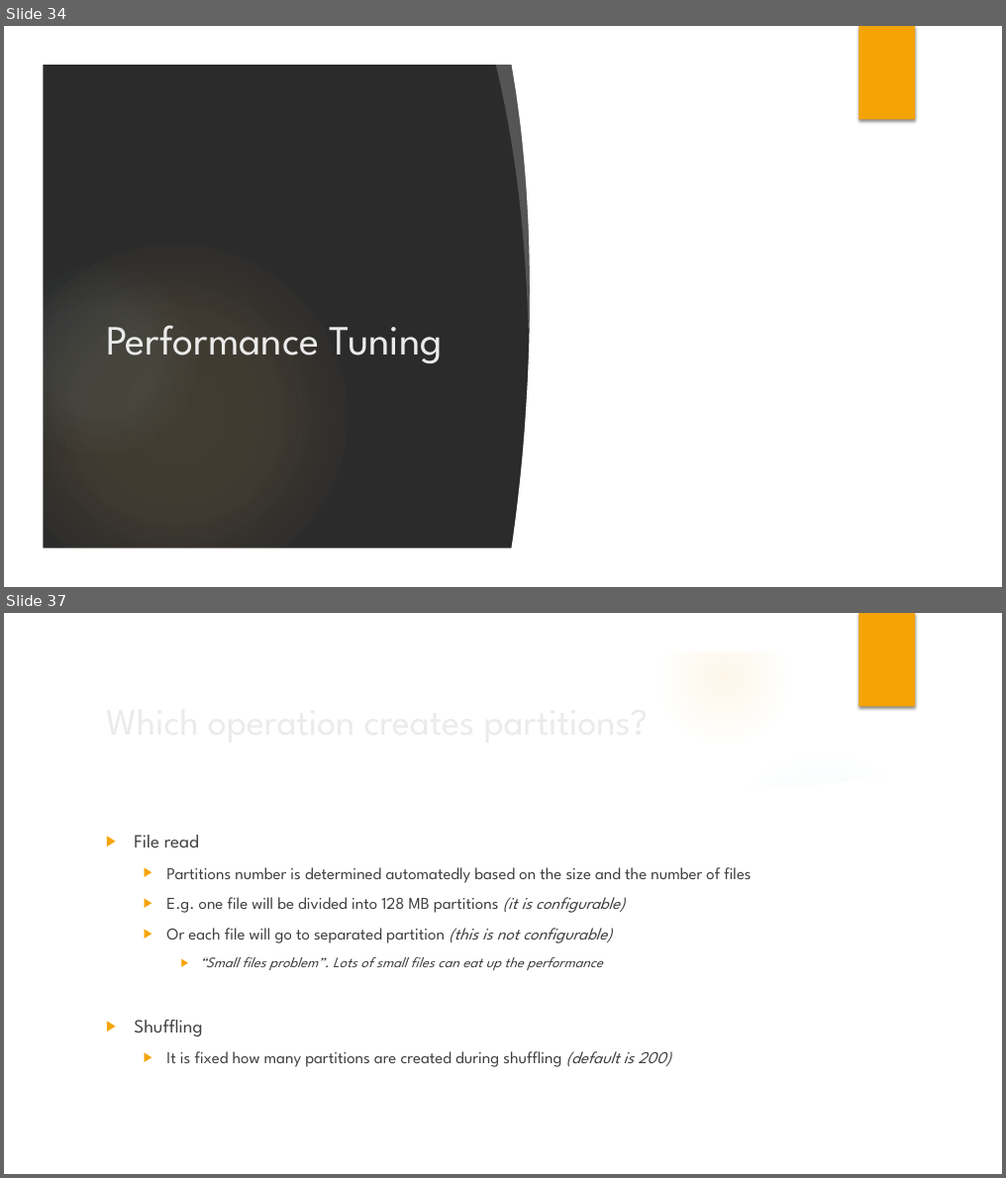
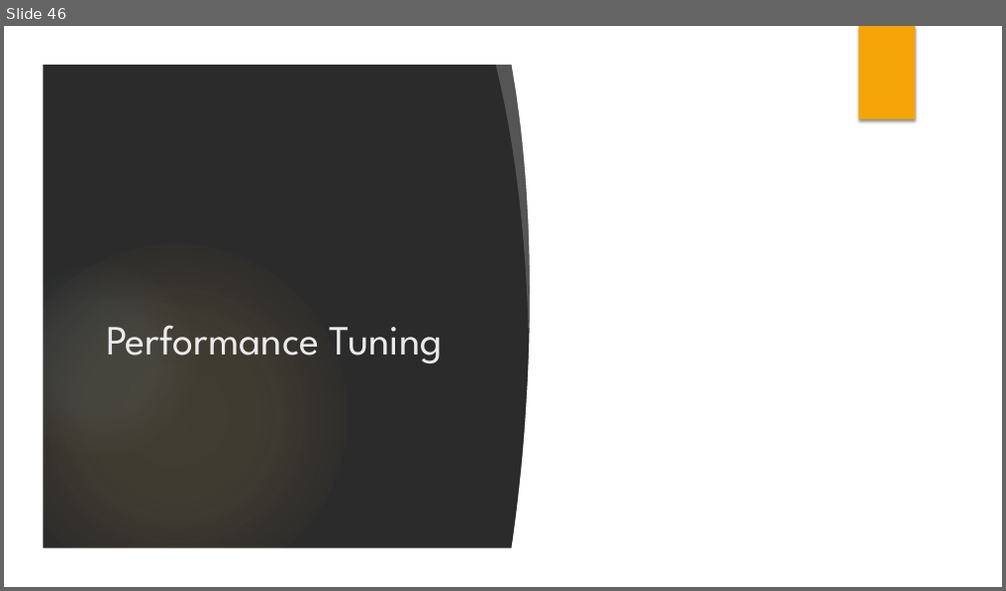
Before and after one commit to azimmerman0125/spark-training-october-13, a slide deck: slides/Introduction to Apache Spark.pptx. Shown one above the other, each under a label of ours: slides 34 and 37 before the commit, slide 46 after it; the slides between them are not shown. The pictures are 1006x1178 and 1006x591 pixels, drawn with LibreOffice and Linux fonts; fonts in the diff are those of the drawing; background and template pictures are left out; a plain dark background stands for a picture behind light text. Boxes give left, top, right and bottom in pixels: in the first picture for what was removed or moved away, otherwise in the second. Text is boxed around its words. In the diff, an @@ line names an element or a change of style, - is before the commit and + after.

```diff
--- a/slides/Introduction to Apache Spark.pptx
+++ b/slides/Introduction to Apache Spark.pptx
@@ slide 37 removed at <box>4,613,1002,1174</box>, background picture (left out); not listed: 7 template elements that a slide beside it also shows @@
@@ title removed at <box>98,691,816,751</box> @@
-Which operation creates partitions?
@@ freeform shape removed at <box>698,738,971,819</box> @@
@@ ellipse removed at <box>709,750,939,980</box> @@
@@ freeform shape removed at <box>42,765,964,1137</box> @@
@@ text removed at <box>134,835,750,1067</box> @@
-▶ File read
-  ▶ Partitions number is determined automatedly based on the size and the number of files
-  ▶ E.g. one file will be divided into 128 MB partitions (it is configurable)
-  ▶ Or each file will go to separated partition (this is not configurable)
-    ▶ “Small files problem”. Lots of small files can eat up the performance
-▶ Shuffling
-  ▶ It is fixed how many partitions are created during shuffling (default is 200)
@@ what was slide 34 is now slide 46 @@
```
Also in this commit, not shown: 12 slides changed, 15 slides added, 2 other slides removed.
